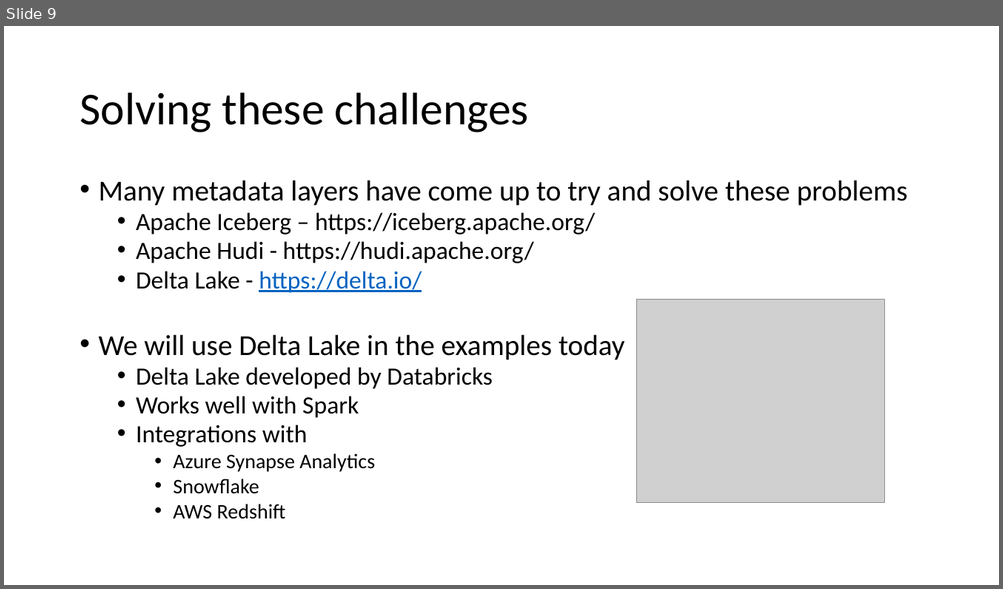
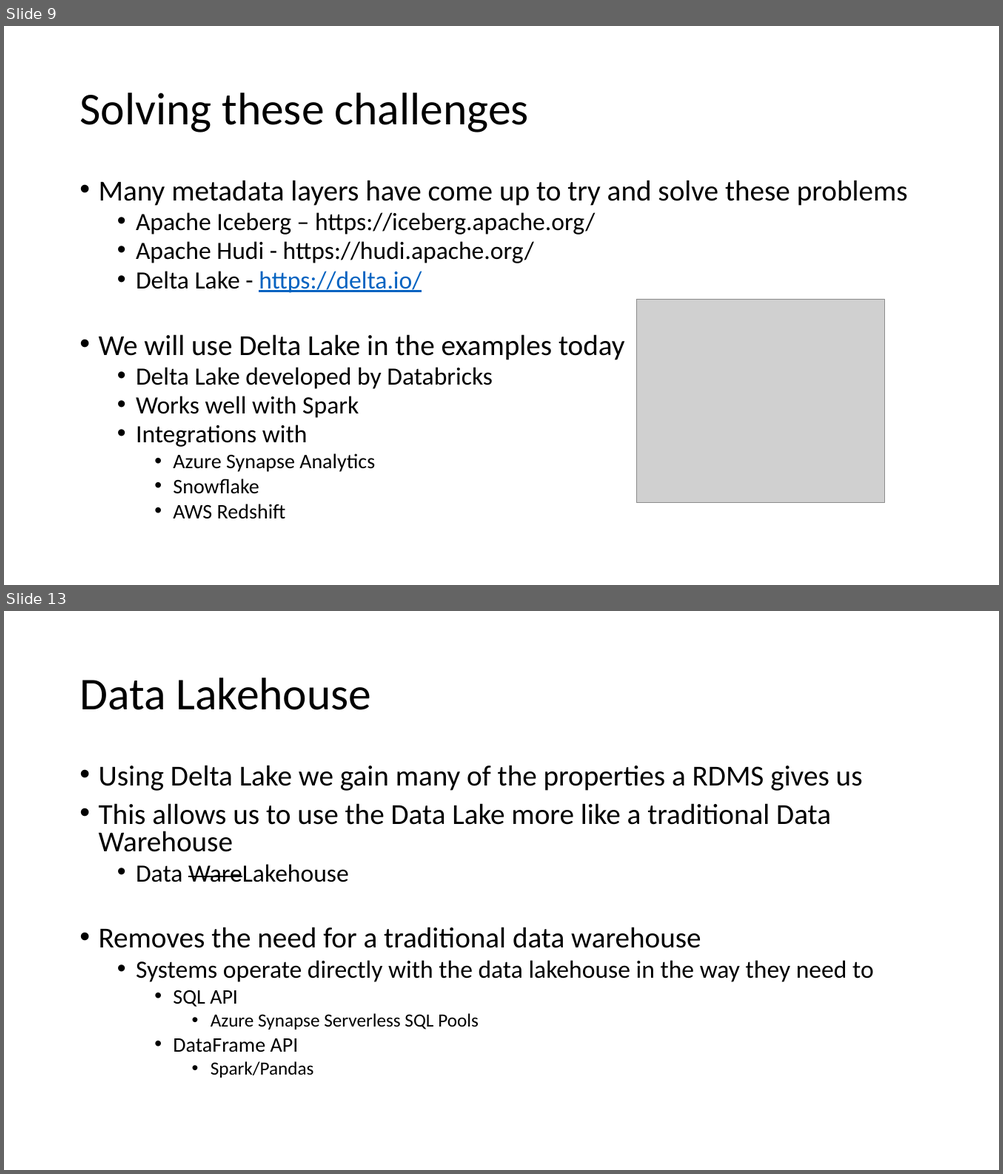
Before and after one commit to shswindell42/Presentations, a slide deck: Building a Data Lakehouse/Building a Data Lakehouse.pptx. Shown one above the other, each under a label of ours: slide 9 before the commit, slides 9 and 13 after it; the slides between them are not shown. The pictures are 1003x589 and 1003x1174 pixels, drawn with LibreOffice and Linux fonts; fonts in the diff are those of the drawing; grey boxes stand for pictures. Boxes give left, top, right and bottom in pixels: in the first picture for what was removed or moved away, otherwise in the second. Text is boxed around its words. In the diff, an @@ line names an element or a change of style, - is before the commit and + after.

```diff
--- a/Building a Data Lakehouse/Building a Data Lakehouse.pptx
+++ b/Building a Data Lakehouse/Building a Data Lakehouse.pptx
@@ slide 13 added at [4,611,999,1170], background #FFFFFF @@
@@ title added at [79,678,372,710], 44 pt, text #000000 @@
+Data Lakehouse
@@ text added at [99,765,874,1078], 28 pt, text #000000 @@
+• Using Delta Lake we gain many of the properties a RDMS gives us
+• This allows us to use the Data Lake more like a traditional Data Warehouse
+  • Data WareLakehouse
+• Removes the need for a traditional data warehouse
+  • Systems operate directly with the data lakehouse in the way they need to
+    • SQL API
+      • Azure Synapse Serverless SQL Pools
+    • DataFrame API
+      • Spark/Pandas
```
Also in this commit, not shown: 4 slides changed, 6 other slides added, 1 slide removed.
